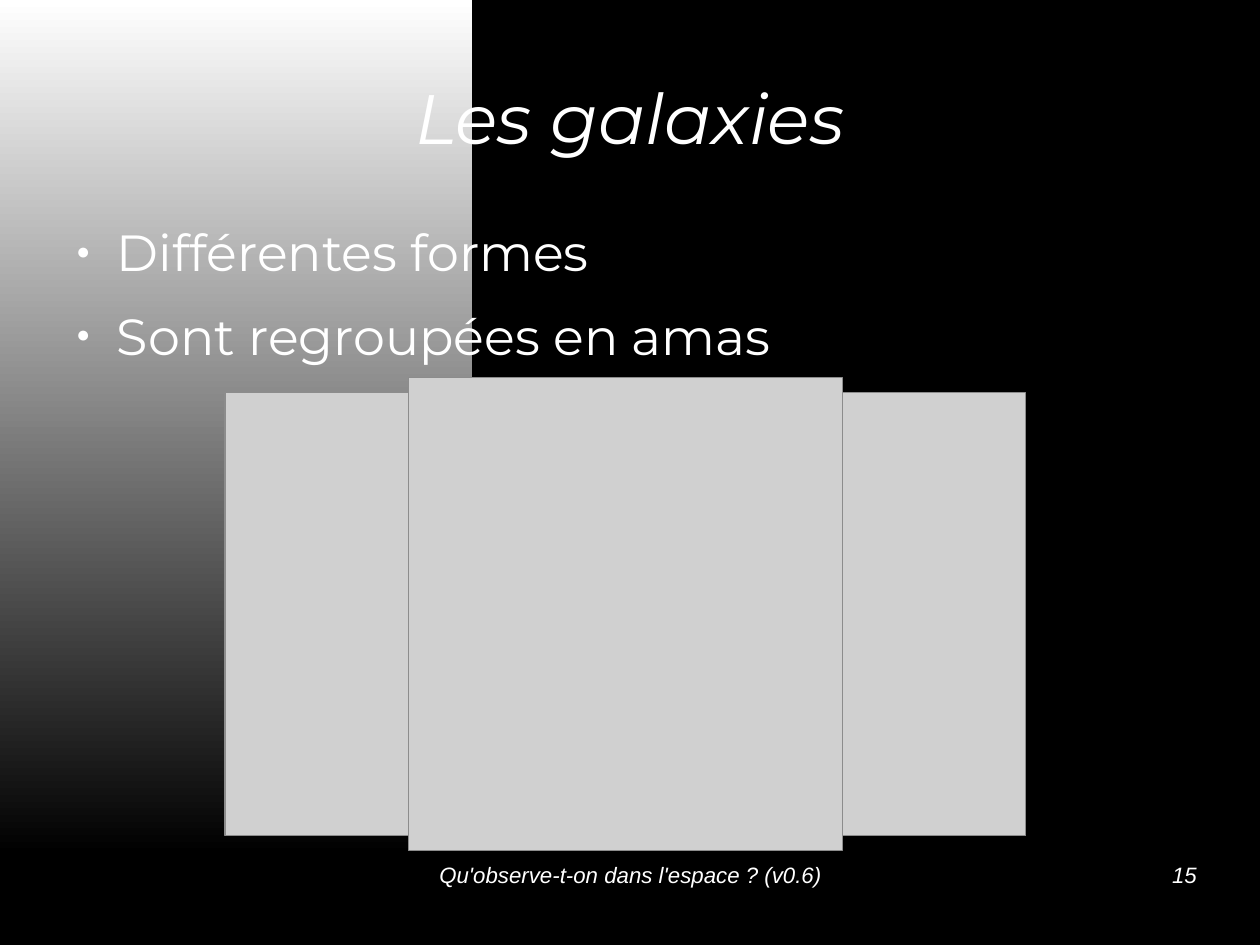
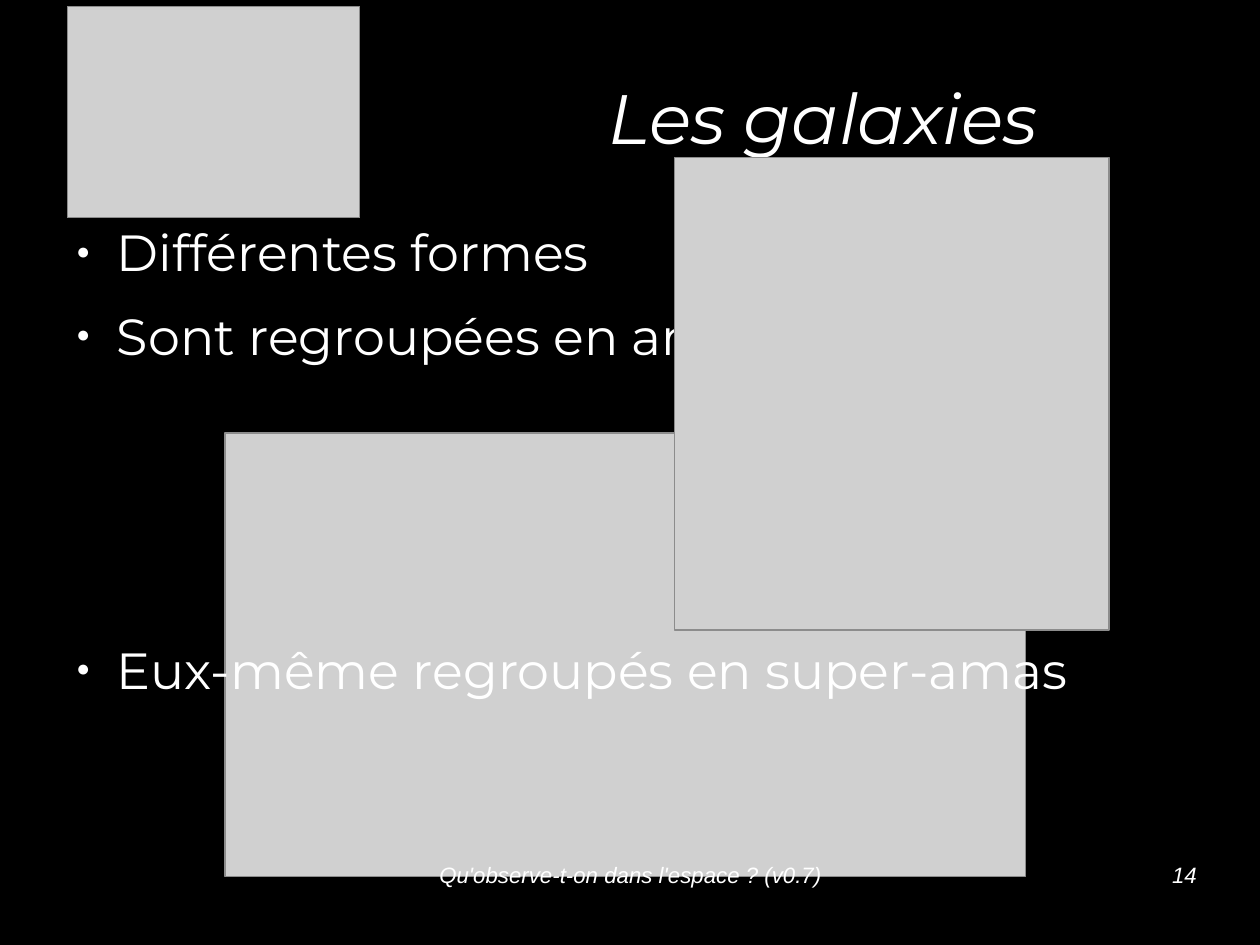
Before and after one commit to jcarnu/qf-astro, a slide deck: slide 14 of Ressources/Presentations/Qu_observe-t-on_dans_l_espace.odp (slide 15 before the commit). Drawn at 1260x945 pixels with LibreOffice and Linux fonts; fonts in the diff are those of the drawing; grey boxes stand for pictures; background and template pictures are left out. Boxes give left, top, right and bottom in pixels: in the first picture for what was removed or moved away, otherwise in the second. Text is boxed around its words. In the diff, an @@ line names an element or a change of style, - is before the commit and + after.

```diff
--- a/Ressources/Presentations/Qu_observe-t-on_dans_l_espace.odp
+++ b/Ressources/Presentations/Qu_observe-t-on_dans_l_espace.odp
@@ rectangle removed at bbox=[0, 0, 472, 855] @@
@@ picture added at bbox=[67, 7, 360, 218] @@
@@ title "Les galaxies" rewrapped from bbox=[415, 76, 844, 160] to bbox=[609, 92, 1038, 160] @@
@@ picture: place and size @@
-picture at bbox=[225, 392, 1027, 836]
+picture at bbox=[676, 158, 1110, 630]
@@ picture: place and size @@
-picture at bbox=[408, 378, 843, 851]
+picture at bbox=[225, 433, 1027, 877]
@@ text at bbox=[117, 640, 1067, 701]: paragraph added @@
+● Eux-même regroupés en super-amas
@@ text at bbox=[439, 867, 821, 888]: text changed @@
-Qu'observe-t-on dans l'espace ? (v0.6)
+Qu'observe-t-on dans l'espace ? (v0.7)
@@ page number at bbox=[1172, 867, 1197, 883]: text changed @@
-15
+14
```
Also in this commit, not shown: 14 other slides changed, 1 slide removed, 5 other files.
